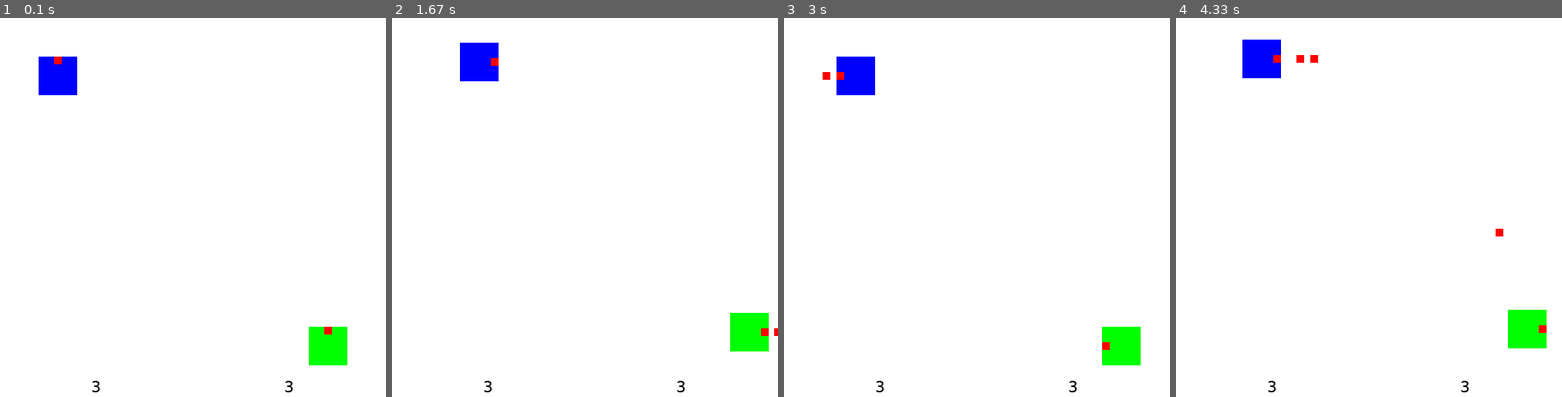
Above: before the commit, frames 1-4 (left to right).
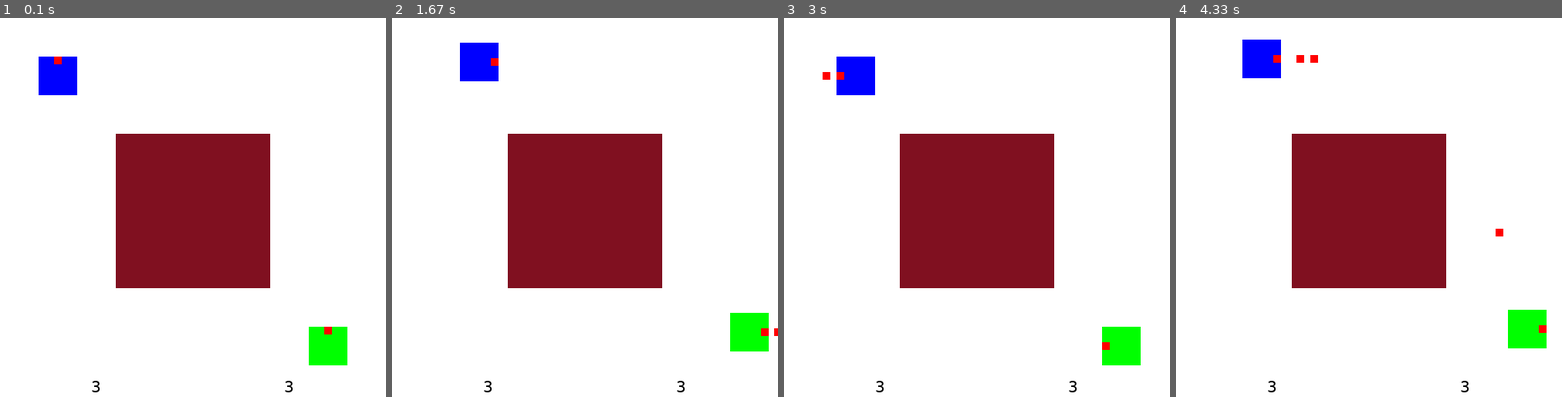
Above: after the commit, the same moments.

Repository: Den1k22/python-lessons
Game: pygame game, started from Code/pyGame/tanks.py
The game is run twice, just before and just after one commit, with the same random seed, the same clock (stepped at 60 frames per second) and the same inputs.
Inputs:
- Up to frame 1 (0.1 s): no input
- Up to frame 2 (1.67 s): tap Space at 0.33 s; hold Right 0.67-1.13 s; hold D 0.67-1.13 s; hold Up 1.17-1.47 s; hold W 1.17-1.47 s; hold Right from 1.5 s (still down); hold D from 1.5 s (still down); tap E at 1.65 s
- Up to frame 3 (3 s): release Right at 1.97 s; release D at 1.97 s; hold Left 2-2.53 s; hold A 2-2.53 s; hold Down 2.57-2.87 s; hold S 2.57-2.87 s; hold Left from 2.9 s (still down); hold A from 2.9 s (still down); tap Space at 2.97 s
- Up to frame 4 (4.33 s): tap Space at 3.27, 3.4, 3.8, 4.1 s; release Left at 3.3 s; release A at 3.3 s; hold Up 3.33-3.7 s; hold W 3.33-3.7 s; tap E at 3.48 s; hold Right from 3.73 s (still down); hold D from 3.73 s (still down)

The runs differ from the first frame. In frame 1, 16% of the frame differs, in the area x 30-70%, y 30-72%; in frame 2, 16%; in frame 3, 16%; in frame 4, 16%.

Commit message:
feat: added walls for field

Diff:
--- a/Code/pyGame/tanks.py
+++ b/Code/pyGame/tanks.py
@@ -92,6 +92,18 @@
 
     pygame.draw.rect(screen, (255, 0, 0), direction_figure_rect, 0)
 
+
+class Wall:
+  def __init__(self, x, y, width, height):
+    self.x = x
+    self.y = y
+    self.width = width
+    self.height = height
+
+  def draw(self, screen):
+    pygame.draw.rect(screen, (128, 16, 32),
+                     (self.x, self.y, self.width, self.height), 0)
+
 class Bullet:
   def __init__(self, x, y, direction):
     self.x = x - 5
@@ -118,6 +130,13 @@
 
     return True
 
+  def collides_with_walls(self, walls) -> bool:
+    for wall in walls:
+      if self.collide(wall):
+        return True
+
+    return False
+
   def draw(self, screen):
     pygame.draw.rect(screen, (255, 0, 0), (self.x, self.y, self.width, self.height), 0)
 
@@ -143,6 +162,10 @@
   objects = []
   objects.append(player1)
   objects.append(player2)
+
+  walls = []
+  walls.append(Wall(150, 150, 200, 200))
+  objects.extend(walls)
 
   bullets = []
 
@@ -196,6 +219,8 @@
       elif bullet.collide(player2):
         player2_health -= 1
         continue
+      elif bullet.collides_with_walls(walls):
+        continue
 
       if bullet.still_on_screen():
         remain_bullets.append(bullet)
